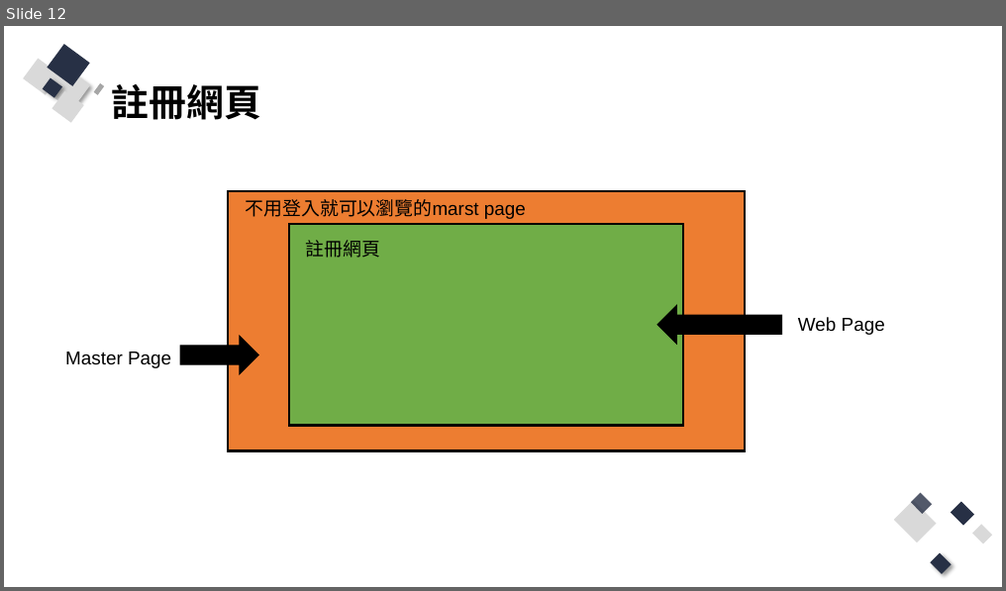
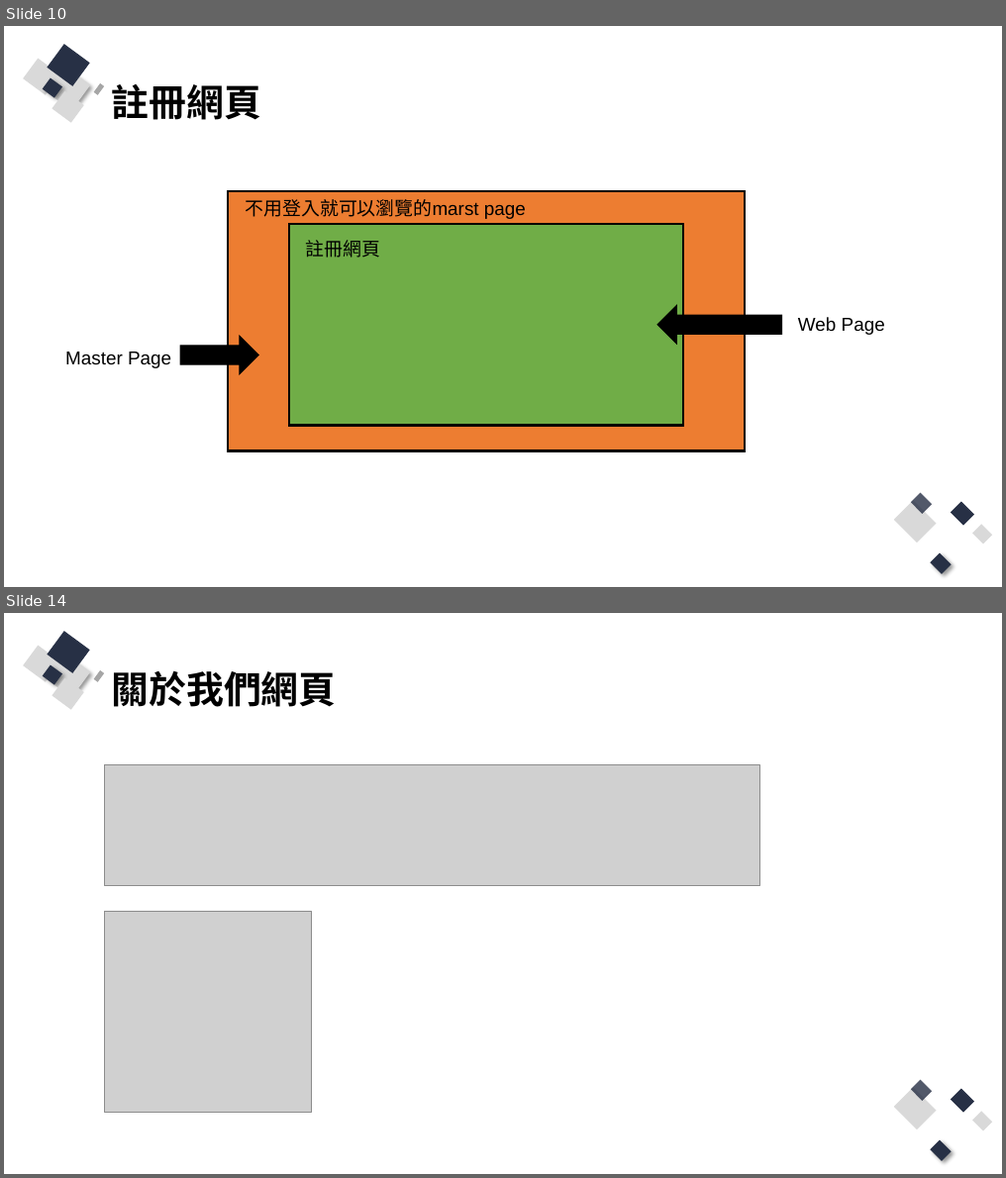
Before and after one commit to Q81JIAXIONG/-, a slide deck: 投影片/4.實作-帳號註冊、登入網頁.pptx. Shown one above the other, each under a label of ours: slide 12 before the commit, slides 10 and 14 after it; the slides between them are not shown. The pictures are 1006x591 and 1006x1178 pixels, drawn with LibreOffice and Linux fonts; fonts in the diff are those of the drawing; grey boxes stand for pictures. Boxes give left, top, right and bottom in pixels: in the first picture for what was removed or moved away, otherwise in the second. Text is boxed around its words. In the diff, an @@ line names an element or a change of style, - is before the commit and + after.

```diff
--- a/投影片/4.實作-帳號註冊、登入網頁.pptx
+++ b/投影片/4.實作-帳號註冊、登入網頁.pptx
@@ slide 14 added at [4, 613, 1002, 1174], background #FFFFFF; not listed: 13 template elements that a slide beside it also shows @@
@@ title added at [112, 671, 337, 707], 36 pt, text #000000, bold @@
+關於我們網頁
@@ picture added at [104, 765, 760, 885] @@
@@ picture added at [104, 911, 312, 1112] @@
@@ what was slide 12 is now slide 10 @@
```
Also in this commit, not shown: 7 slides changed, 11 other slides added, 9 other files.
